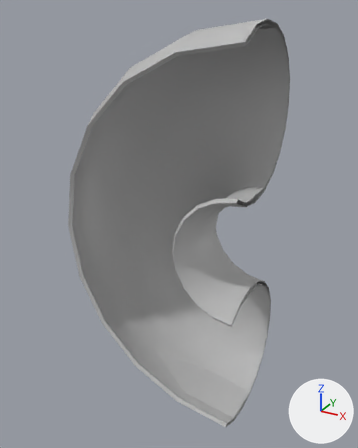
The FBX model Assets/Models/Open Pipes/openPipe_C.fbx: old version first, new version second.
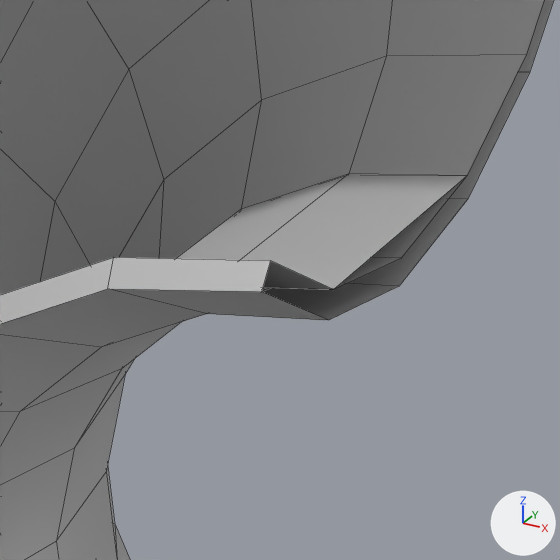
The first picture shows the older version from a 50 mm camera at (3.87, -10.95, 11.11) aimed at (-2.46, 0.54, 5.36). The close-ups show both versions on the part from 56% to 77% of the width and 37% to 54% of the height of that picture; other places that the commit changed are outside them. Lighting does not change. The marker at lower right points along +X, +Y and +Z. The close-ups show mesh edges as thin lines. Where no turn or scale is listed for an object, it has been applied to the vertices.

The scene before the commit, as lines of its bpy script (objects in view):
```python
me_mesh = bpy.data.meshes.new('Mesh')
me_mesh.from_pydata(...)  # 330 vertices, 300 faces; spans x -5.44..0.0, y -1.23..2.1, z 0.0..10.87
me_mesh.materials.append(mat_lambert1)  # grey #bcbcbc
me_mesh_002 = bpy.data.meshes.new('Mesh.002')
me_mesh_002.from_pydata([(-0.835, 0.004, -0.269), (-0.434, 0.0, -0.067), (0.0, 0.0, 0.0), (-0.835, 1.246, -0.269), (-0.434, 1.25, -0.067), (0.0, 1.25, 0.0)], [], [(0, 1, 4, 3), (1, 2, 5, 4)])
me_mesh_002.materials.append(mat_lambert1)  # grey #bcbcbc
ob_openpipe_c = bpy.data.objects.new('openPipe_C', me_mesh)
ob_openpipe_c.location = (0.0, 0.0, 0.0)
ob_openpipe_c_colfloor02 = bpy.data.objects.new('openPipe_C_colFloor02', me_mesh_002)
ob_openpipe_c_colfloor02.location = (0.0, -0.625, 6.867)
```
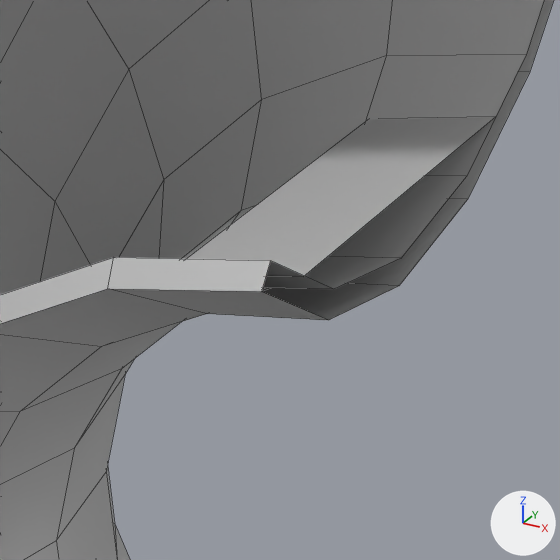
The newer file is also rescaled (x0.7) as a whole; pictures and numbers use the older file's frame.

The change, as JSON lines over the scene's bpy script:
```json
{"block": "me_mesh_002", "where": "me_mesh_002.from_pydata(...)  # 6 vertices, 2 faces; spans x -0.835..0.0, y 0.0..1.25, z -0.269..0.0"}
{"block": "me_mesh_002", "where": "# used by ob_openpipe_c_colfloor02; location = (0.0, -0.625, 6.867)"}
{"block": "me_mesh_002", "change": "me_mesh_002 part 1"}
{"op": "set", "path": "me_mesh_002.vertices[0].co", "old": "(-0.835, 0.004, -0.269)", "new": "(-0.805, 0.236, -0.364)"}
{"op": "set", "path": "me_mesh_002.vertices[1].co", "old": "(-0.434, 0.0, -0.067)", "new": "(-0.469, -0.268, 0.053)"}
{"op": "set", "path": "me_mesh_002.vertices[2].co", "old": "(0.0, 0.0, 0.0)", "new": "(0.0, -0.268, 0.135)", "note": "pixel (333, 289) -> pixel (303, 276)"}
{"op": "set", "path": "me_mesh_002.vertices[3].co", "old": "(-0.835, 1.246, -0.269)", "new": "(-0.805, 1.014, -0.364)", "note": "pixel (241, 208) -> not seen"}
{"op": "set", "path": "me_mesh_002.vertices[4].co", "old": "(-0.434, 1.25, -0.067)", "new": "(-0.469, 1.518, 0.053)", "note": "pixel (349, 173) -> not seen"}
{"op": "set", "path": "me_mesh_002.vertices[5].co", "old": "(0.0, 1.25, 0.0)", "new": "(0.0, 1.518, 0.135)", "note": "pixel (467, 175) -> pixel (496, 116)"}
```

Where the change shows, as pixel boxes (x1, y1, x2, y2) in the close-ups (560 x 560 px):
```json
{"object": "openPipe_C_colFloor02", "change": "reshaped", "before": [176, 173, 467, 290], "after": [187, 117, 495, 277], "on screen": "36% taller"}
```
